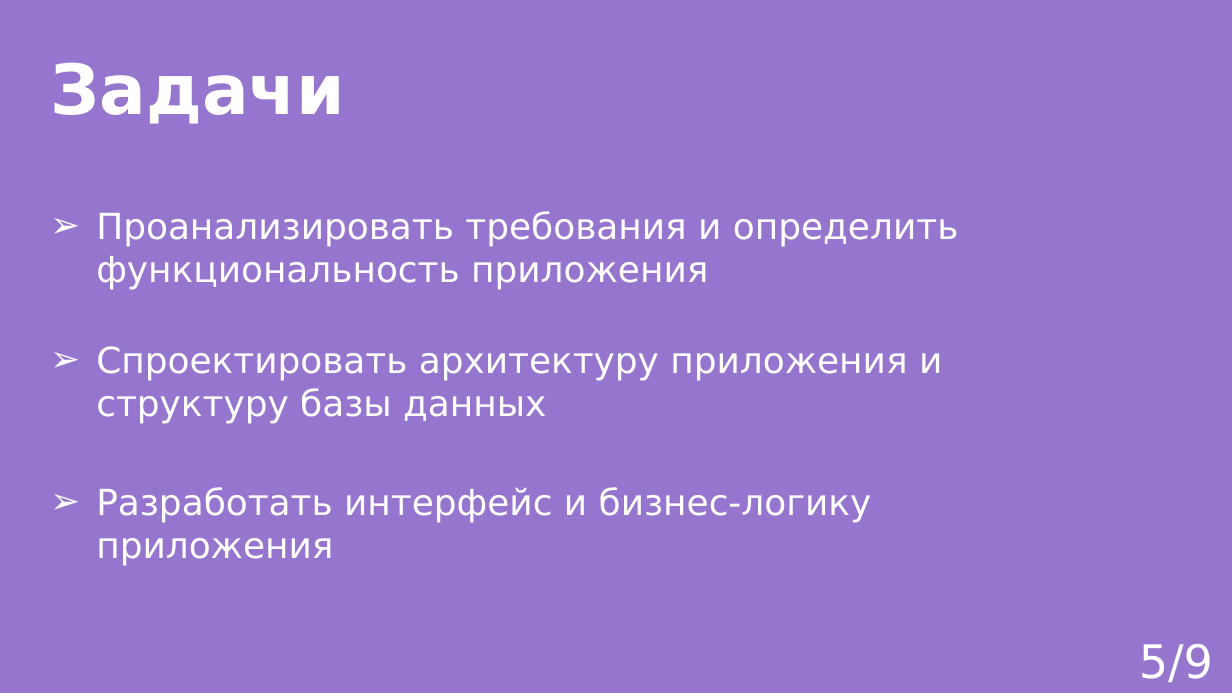
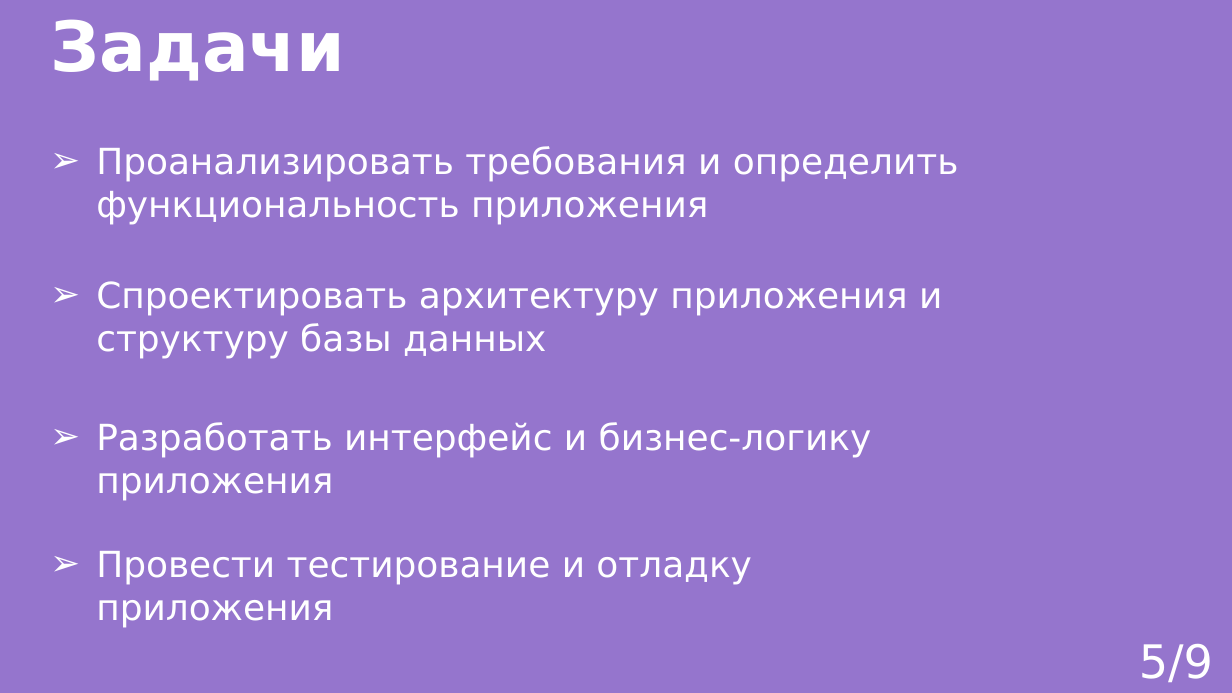
Before and after one commit to AngelGrinota/CourseProject, a slide deck: slide 5 of Edu_presentation.pptx. Drawn at 1232x693 pixels with LibreOffice and Linux fonts; fonts in the diff are those of the drawing. Boxes give left, top, right and bottom in pixels: in the first picture for what was removed or moved away, otherwise in the second. Text is boxed around its words. In the diff, an @@ line names an element or a change of style, - is before the commit and + after.

Commit message:
update presentation

```diff
--- a/Edu_presentation.pptx
+++ b/Edu_presentation.pptx
@@ title "Задачи": place and size @@
-title "Задачи" at box(50, 62, 345, 124)
+title "Задачи" at box(50, 19, 345, 81)
@@ 3 texts: place and size @@
-3 texts at box(96, 211, 959, 566)
+3 texts at box(96, 146, 959, 501)
@@ text added at box(96, 551, 751, 628), 28 pt, text #FFFFFF @@
+➢ Провести тестирование и отладку приложения
```
Also in this commit, not shown: 3 other slides changed, 1 slide added.
